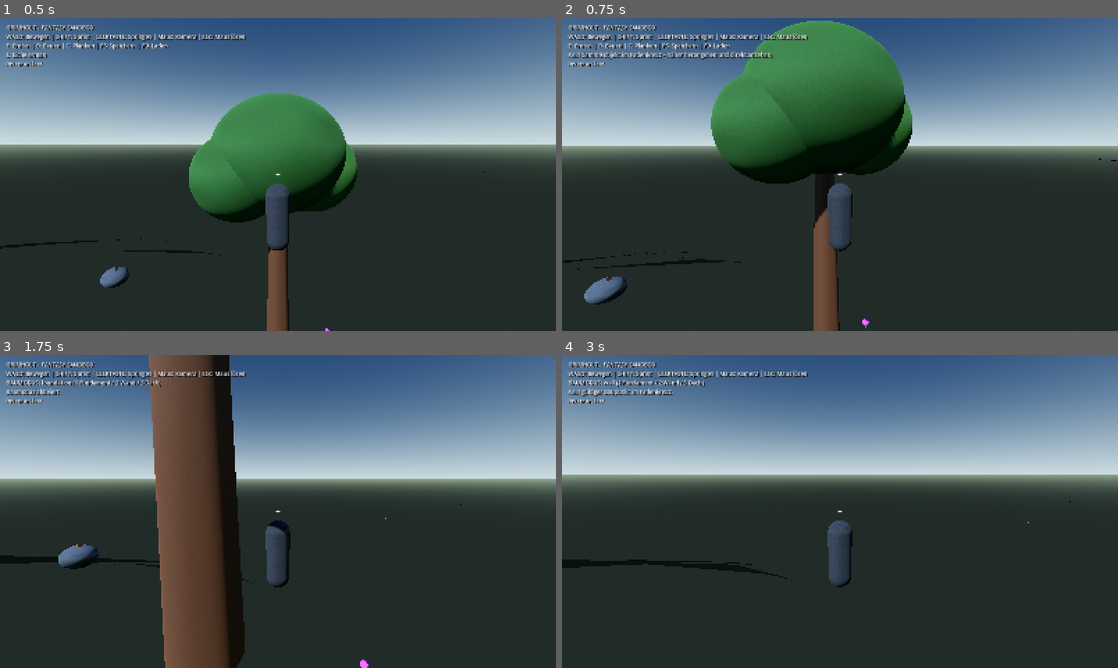
Above: before the commit, frames 1-4 (two rows, left to right).
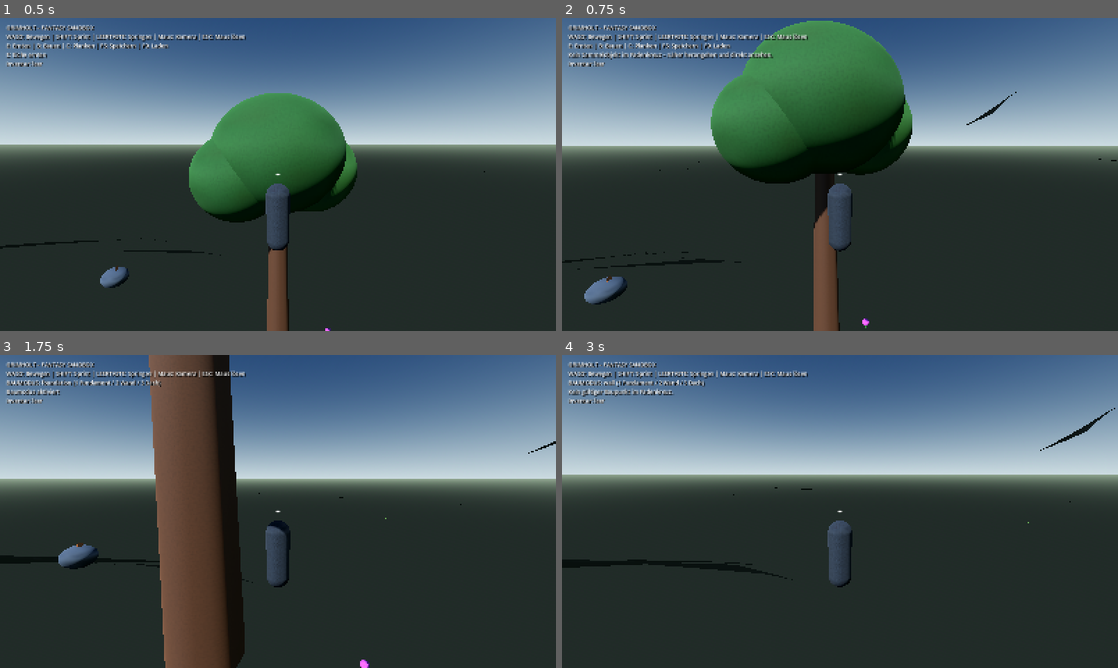
Above: after the commit, the same moments.

Repository: HazelTheSquirrel/Grimholt-Test
Game: Godot game, scene res://scenes/main.tscn
Same seed, same stepped clock (60 frames per second), same inputs: the game is played once before the commit and once after it.
Inputs (mouse positions are in pixels of both pictures, inside the frame that each line leads up to):
- Up to frame 1 (0.5 s): no input
- Up to frame 2 (0.75 s): tap Enter at 0.5 s; move the mouse to (867, 174) at 0.52 s; hold W (move_forward) from 0.53 s (still down); tap E at 0.6 s; click (867, 174) at 0.67 s
- Up to frame 3 (1.75 s): keep holding W (move_forward); tap Space at 0.77, 1.52 s; move the mouse to (250, 511) at 1.27 s; tap B at 1.35 s
- Up to frame 4 (3 s): keep holding W (move_forward); move the mouse to (851, 505) at 2.02 s; tap 1 at 2.1 s; move the mouse to (834, 517) at 2.77 s; tap 2 at 2.85 s; click (834, 517) at 2.92 s

Frame 1 is identical in both runs. In frame 2, less than 0.1% of the frame differs, in the area x 17-82%, y 23-49%; in frame 3, less than 0.1%; in frame 4, 0.1%, in the area x 30-100%, y 16-45%.

Commit message:
Stream world chunks around the player

Diff:
--- a/Grimholt/scripts/main.gd
+++ b/Grimholt/scripts/main.gd
@@ -9,6 +9,10 @@
 @onready var building_system: GrimholtBuildingSystem = $PlayerBuildings
 @onready var world_environment: WorldEnvironment = $WorldEnvironment
 @onready var sun: DirectionalLight3D = $Sun
+
+func _process(_delta: float) -> void:
+    if is_instance_valid(player) and is_instance_valid(terrain):
+        terrain.update_streaming(player.global_position)
 
 func _ready() -> void:
     _setup_environment()
